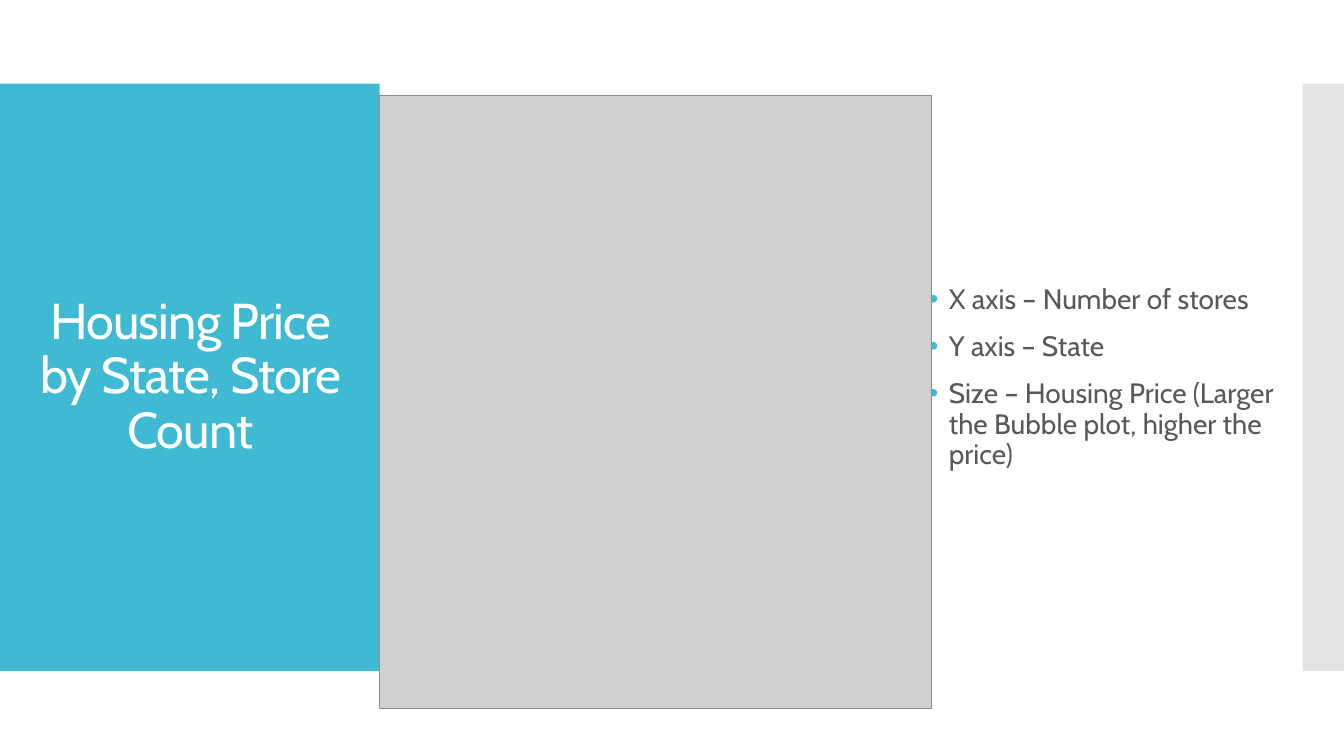
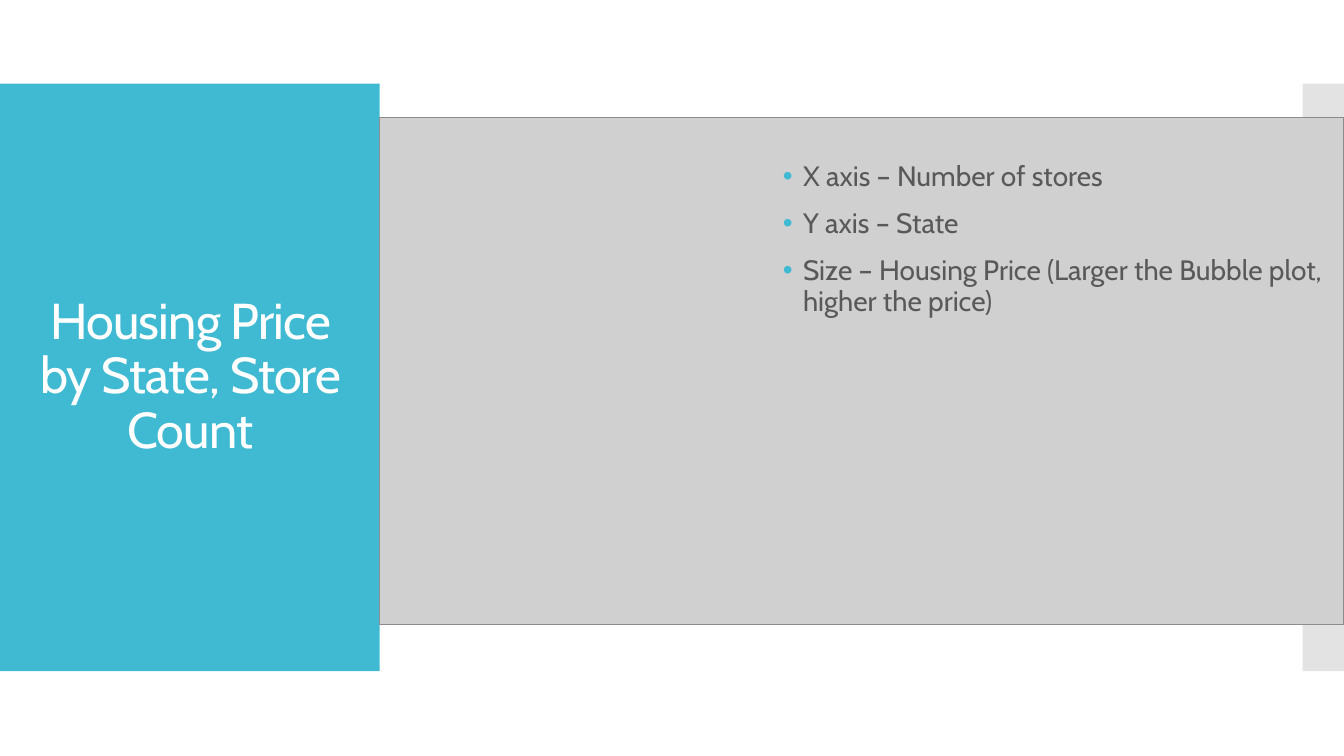
Before and after one commit to Ajosephs116/Project1, a slide deck: slide 13 of Retail Landscape by State.pptx. Drawn at 1344x756 pixels with LibreOffice and Linux fonts; fonts in the diff are those of the drawing; grey boxes stand for pictures. Boxes give left, top, right and bottom in pixels: in the first picture for what was removed or moved away, otherwise in the second. Text is boxed around its words. In the diff, an @@ line names an element or a change of style, - is before the commit and + after.

Commit message:
added slides

```diff
--- a/Retail Landscape by State.pptx
+++ b/Retail Landscape by State.pptx
@@ text "X axis – Number of ..." rewrapped from <box>949,288,1274,470</box> to <box>803,165,1322,317</box> @@
@@ picture: place and size @@
-picture at <box>379,96,932,709</box>
+picture at <box>380,117,1344,624</box>
```
Also in this commit, not shown: 1 slide added, 1 slide removed, 4 other files.
